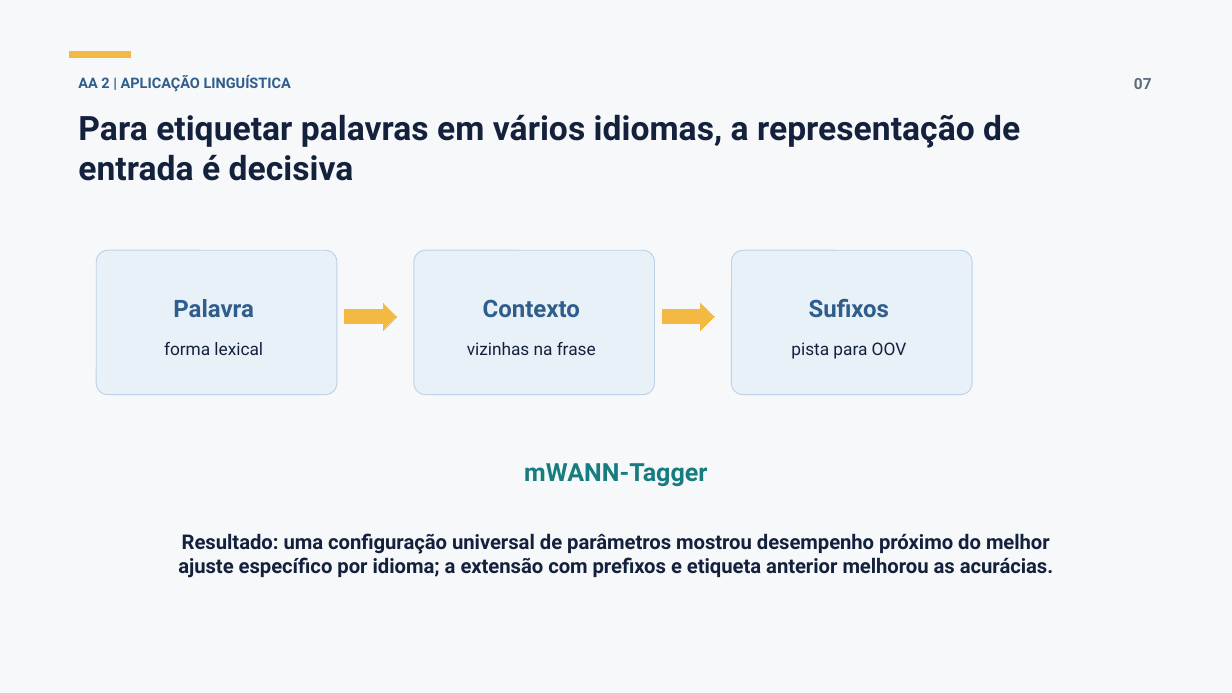
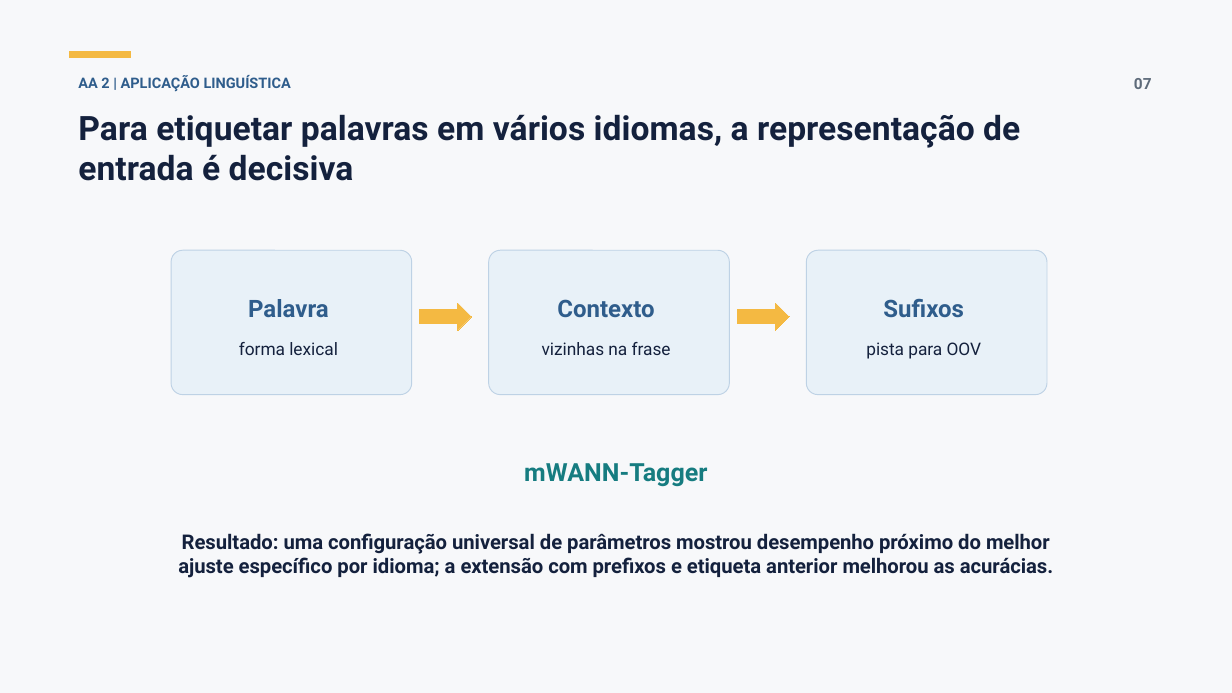
Before and after one commit to 0rakul0/NT_PF, a slide deck: slide 8 of output/apresentacao_wisard_aa_at.pptx. Drawn at 1232x693 pixels with LibreOffice and Linux fonts; fonts in the diff are those of the drawing. Boxes give left, top, right and bottom in pixels: in the first picture for what was removed or moved away, otherwise in the second. Text is boxed around its words. In the diff, an @@ line names an element or a change of style, - is before the commit and + after.

```diff
--- a/output/apresentacao_wisard_aa_at.pptx
+++ b/output/apresentacao_wisard_aa_at.pptx
@@ 6 texts, 3 rounded rectangles, 2 right arrows: place and size @@
-6 texts, 3 rounded rectangles, 2 right arrows at (96,250,972,395)
+6 texts, 3 rounded rectangles, 2 right arrows at (171,250,1047,395)
```
Also in this commit, not shown: 1 other slide changed, 3 slides removed.
